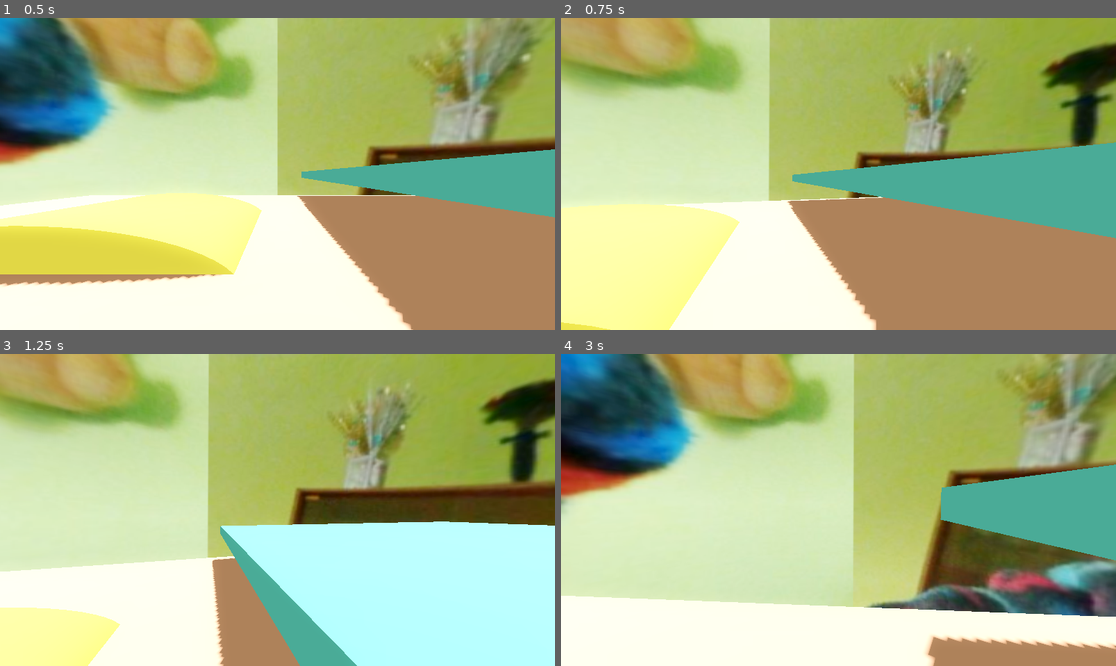
Above: before the commit, frames 1-4 (two rows, left to right).
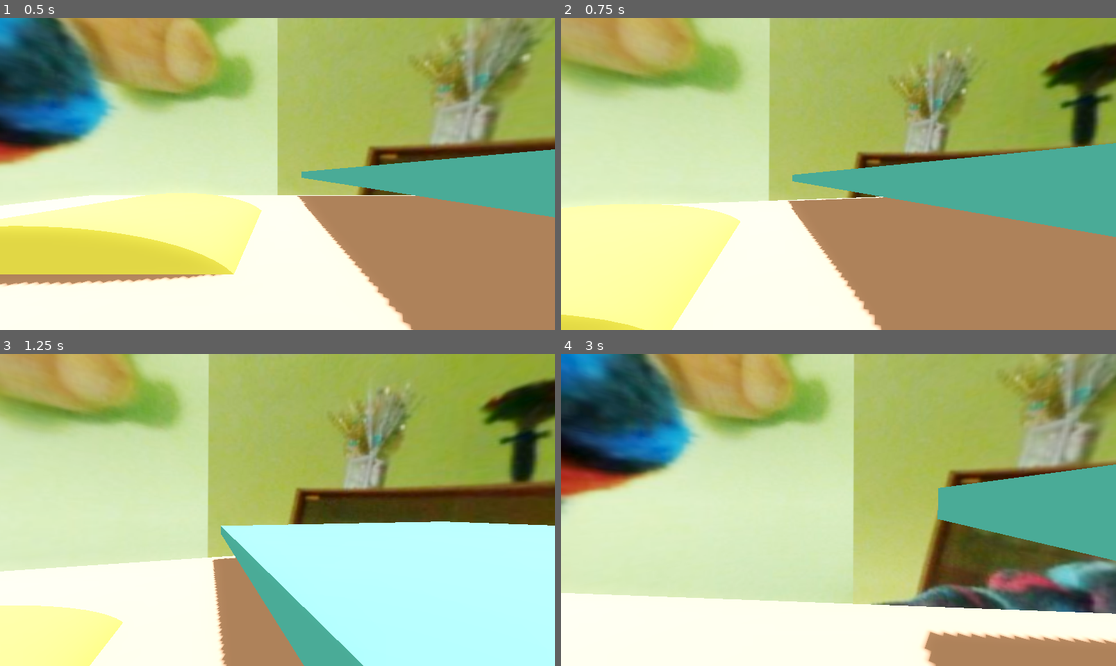
Above: after the commit, the same moments.

Repository: bondo-codeo/third-person-game
Game: Godot game, scene res://world scenes/world.tscn
Two runs of this game, one before a commit and one after it. Both use one fixed random seed, a clock stepped at 60 frames per second and the inputs below.
Inputs (mouse positions are in pixels of both pictures, inside the frame that each line leads up to):
- Up to frame 1 (0.5 s): no input
- Up to frame 2 (0.75 s): tap Enter at 0.5 s; move the mouse to (866, 174) at 0.52 s; hold W (forward) from 0.53 s (still down)
- Up to frame 3 (1.25 s): keep holding W (forward); tap Space (jump) at 0.77 s
- Up to frame 4 (3 s): keep holding W (forward); move the mouse to (810, 510) at 1.27 s; tap Space (jump) at 1.52 s; move the mouse to (849, 503) at 2.02 s; move the mouse to (832, 516) at 2.77 s

Frame 1 is identical in both runs. In frame 2, 1.0% of the frame differs, in the area x 0-100%, y 39-100%; in frame 3, 0.9%; in frame 4, 2.0%, in the area x 0-100%, y 35-100%.

Commit message:
Update normalMovement.tres

Diff:
--- a/custom resources/tres/normalMovement.tres
+++ b/custom resources/tres/normalMovement.tres
@@ -6,4 +6,4 @@
 script = ExtResource("1_0ojbi")
 walkSpeed = 5
 jumpVelocity = 4
-lerpDrag = 20
+lerpDrag = 15
